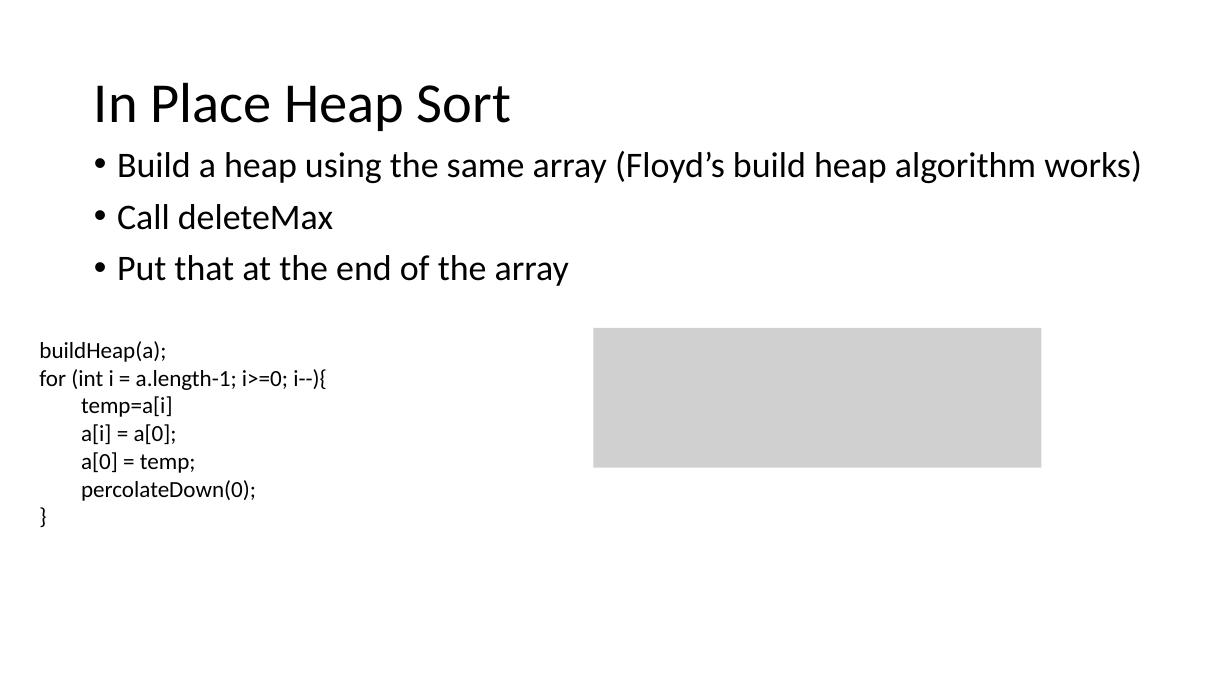
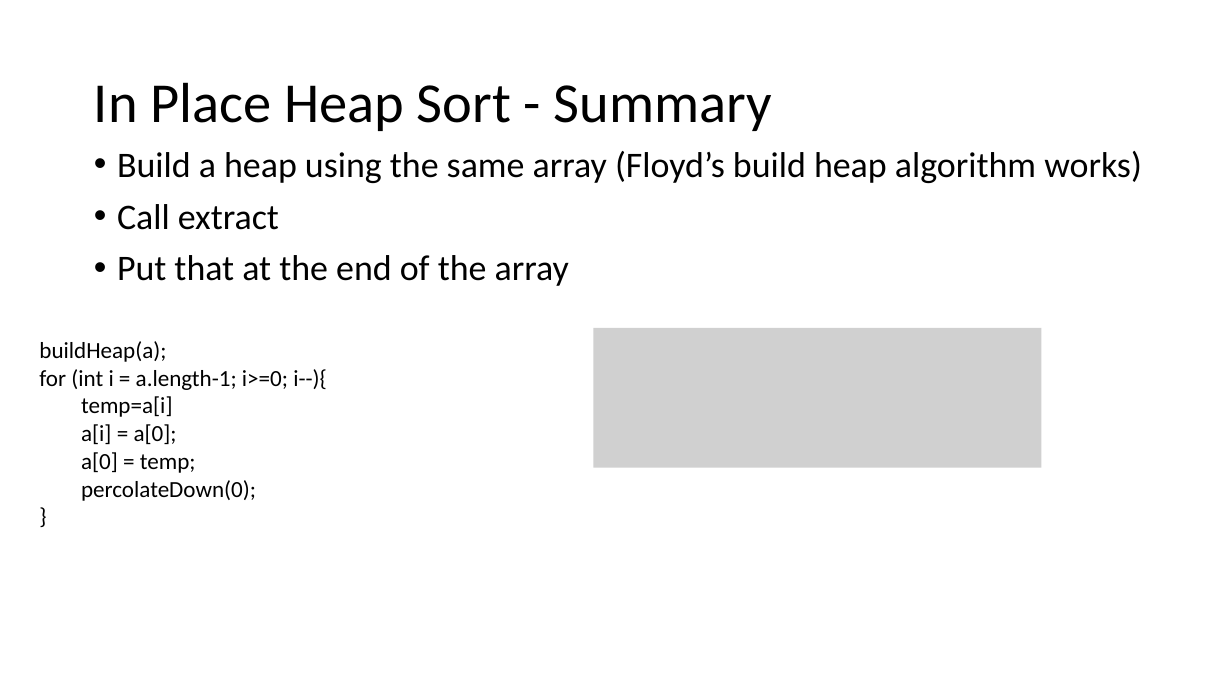
Before and after one commit to natebrunelle/cse332, a slide deck: slide 50 of demo_site/files/slides/lecture12_sorting1_inka.pptx (slide 31 before the commit). Drawn at 1232x693 pixels with LibreOffice and Linux fonts; fonts in the diff are those of the drawing; grey boxes stand for pictures. Boxes give left, top, right and bottom in pixels: in the first picture for what was removed or moved away, otherwise in the second. Text is boxed around its words. In the diff, an @@ line names an element or a change of style, - is before the commit and + after.

```diff
--- a/demo_site/files/slides/lecture12_sorting1_inka.pptx
+++ b/demo_site/files/slides/lecture12_sorting1_inka.pptx
@@ title at (94,82,772,131): text changed @@
-In Place Heap Sort
+In Place Heap Sort - Summary
@@ text at (117,204,279,230): text changed @@
-• Call deleteMax
+• Call extract
```
Also in this commit, not shown: 29 other slides changed, 17 slides added, 26 slides removed, 6 other files.
